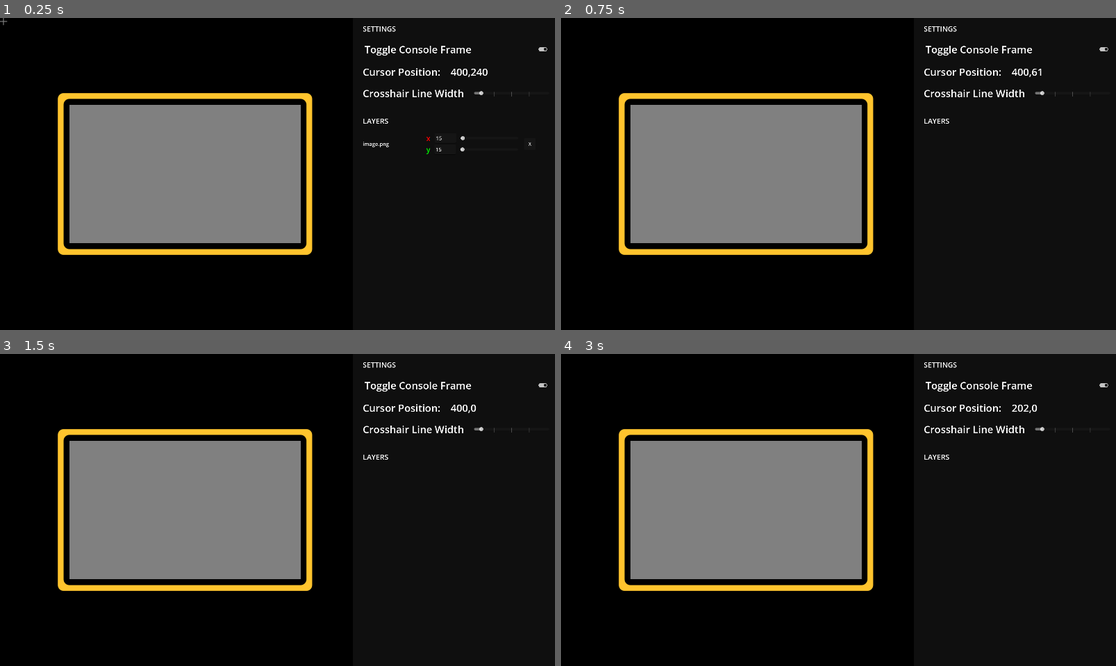
Above: before the commit, frames 1-4 (two rows, left to right).
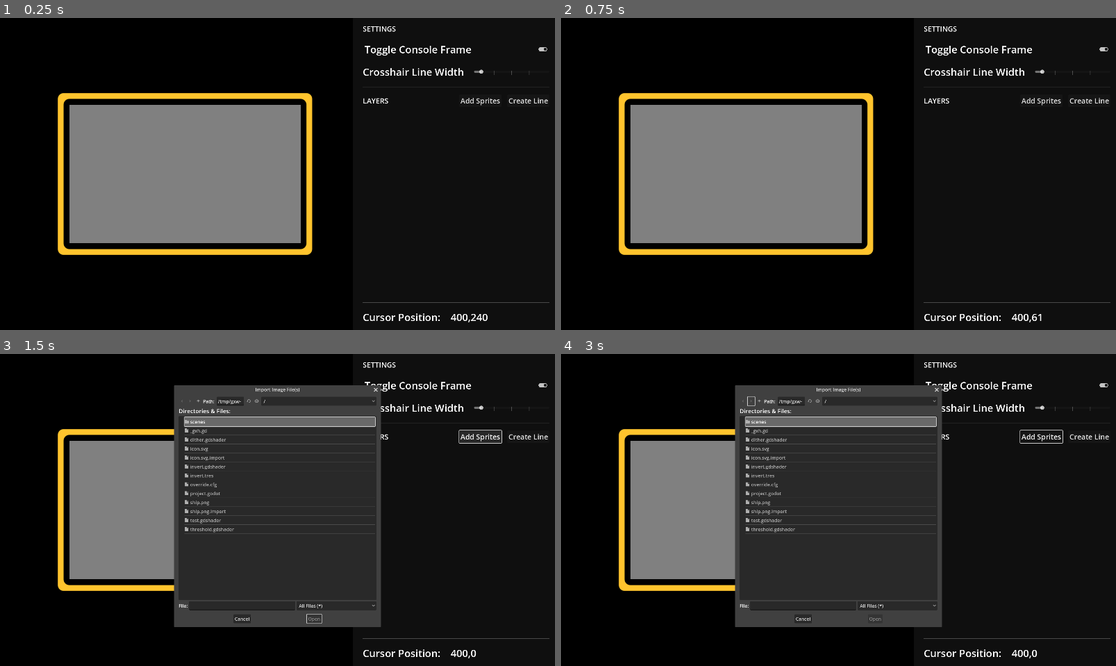
Above: after the commit, the same moments.

Repository: albozes/pd-planner
Game: Godot game, scene res://scenes/main.tscn
The game is run twice, just before and just after one commit, with the same random seed, the same clock (stepped at 60 frames per second) and the same inputs.
Inputs (mouse positions are in pixels of both pictures, inside the frame that each line leads up to):
- Up to frame 1 (0.25 s): no input
- Up to frame 2 (0.75 s): click (1088, 142) at 0.5 s, where only the run before the commit has a clickable "X"
- Up to frame 3 (1.5 s): click (482, 438) at 1.25 s, where only the run after the commit has a clickable "Add Sprites"
- Up to frame 4 (3 s): click (1088, 438) at 2 s, where only the run after the commit has a clickable "Create Line"; click (749, 400) at 2.77 s

The runs differ from the first frame. In frame 1, 1.1% of the frame differs, in the area x 0-99%, y 0-98%; in frame 2, 1.0%; in frame 3, 30%, in the area x 31-99%, y 10-98%; in frame 4, 30%.

Commit message:
first fully functional version

Diff:
--- a/project.godot
+++ b/project.godot
@@ -10,7 +10,8 @@
 
 [application]
 
-config/name="Playdate Planner"
+config/name="PD Planner"
+config/version="0.1"
 run/main_scene="res://scenes/main.tscn"
 config/features=PackedStringArray("4.2", "GL Compatibility")
 config/icon="res://icon.svg"
--- a/scenes/console.gd
+++ b/scenes/console.gd
@@ -12,9 +12,19 @@
 func loadSprite(file, pos : Vector2, id : int):
 	$screen.loadSprite(file, pos, id)
 
+func createLine(id: int,startPoint : Vector2, endPoint : Vector2):
+	$screen.createLine(id,startPoint,endPoint)
+
+func moveLine(id,x,y):
+	print("Console: Moving Line " + str(id))
+	$screen.moveLine(id,x,y)
+
 func moveLayer(id,x,y):
 	print("Console: Moving " + str(id))
 	$screen.moveLayer(id,x,y)
 
 func deleteLayer(id):
 	$screen.deleteLayer(id)
+
+func deleteLine(id):
+	$screen.deleteLine(id)
--- a/scenes/console.tscn
+++ b/scenes/console.tscn
@@ -1,7 +1,7 @@
 [gd_scene load_steps=5 format=3 uid="uid://di54drxmhgtvw"]
 
 [ext_resource type="Script" path="res://scenes/console.gd" id="1_4md1m"]
-[ext_resource type="PackedScene" uid="uid://bc1dq1558vmi5" path="res://scenes/screen.tcsn.tscn" id="2_xeo4m"]
+[ext_resource type="PackedScene" uid="uid://bc1dq1558vmi5" path="res://scenes/screen.tscn" id="2_omsqs"]
 
 [sub_resource type="StyleBoxFlat" id="StyleBoxFlat_i06kc"]
 bg_color = Color(1, 0.768627, 0.176471, 1)
@@ -47,7 +47,7 @@
 offset_bottom = 270.0
 theme_override_styles/panel = SubResource("StyleBoxFlat_iotaa")
 
-[node name="screen" parent="." instance=ExtResource("2_xeo4m")]
+[node name="screen" parent="." instance=ExtResource("2_omsqs")]
 custom_minimum_size = Vector2(400, 240)
 layout_mode = 0
 anchors_preset = 0
--- a/scenes/layer.gd
+++ b/scenes/layer.gd
@@ -11,9 +11,8 @@
 var xPos : int
 var yPos : int
 
-signal xPosSet
-signal yPosSet
-signal closeLayer
+signal posSet
+signal deleteLayer
 
 func set_ID(id : int):
 	ID = id
@@ -41,7 +40,7 @@
 	xPos = number
 	xPosEdit.text = str(number)
 	xPosSlider.value = number
-	xPosSet.emit(ID,xPos,yPos)
+	posSet.emit(ID,xPos,yPos)
 
 func setYPos(input):
 	#Check validity
@@ -62,8 +61,8 @@
 	yPos = number
 	yPosEdit.text = str(number)
 	yPosSlider.value = number
-	yPosSet.emit(ID,xPos,yPos)
+	posSet.emit(ID,xPos,yPos)
 
 func _on_x_button_pressed():
-	closeLayer.emit(ID)
+	deleteLayer.emit(ID)
 	self.queue_free()
--- a/scenes/layer.tscn
+++ b/scenes/layer.tscn
@@ -16,9 +16,12 @@
 script = ExtResource("1_5s3xu")
 
 [node name="HBoxContainer" type="HBoxContainer" parent="."]
-layout_mode = 0
-offset_right = 40.0
-offset_bottom = 40.0
+layout_mode = 1
+anchors_preset = 15
+anchor_right = 1.0
+anchor_bottom = 1.0
+grow_horizontal = 2
+grow_vertical = 2
 theme_override_constants/separation = 20
 
 [node name="fileNameLabel" type="Label" parent="HBoxContainer"]
@@ -27,6 +30,10 @@
 theme_override_font_sizes/font_size = 18
 text = "image.png"
 vertical_alignment = 1
+
+[node name="Control" type="Control" parent="HBoxContainer"]
+layout_mode = 2
+size_flags_horizontal = 3
 
 [node name="VBoxContainer" type="VBoxContainer" parent="HBoxContainer"]
 layout_mode = 2
@@ -45,8 +52,9 @@
 [node name="xPosEdit" type="LineEdit" parent="HBoxContainer/VBoxContainer/HBoxContainer"]
 layout_mode = 2
 theme_override_font_sizes/font_size = 18
-text = "15"
 placeholder_text = "15"
+alignment = 1
+max_length = 3
 
 [node name="CenterContainer" type="CenterContainer" parent="HBoxContainer/VBoxContainer/HBoxContainer"]
 layout_mode = 2
@@ -71,8 +79,9 @@
 [node name="yPosEdit" type="LineEdit" parent="HBoxContainer/VBoxContainer/HBoxContainer2"]
 layout_mode = 2
 theme_override_font_sizes/font_size = 18
-text = "15"
 placeholder_text = "15"
+alignment = 1
+max_length = 3
 
 [node name="CenterContainer" type="CenterContainer" parent="HBoxContainer/VBoxContainer/HBoxContainer2"]
 layout_mode = 2
--- /dev/null
+++ b/scenes/line.gd
@@ -0,0 +1,3 @@
+extends Line2D
+
+var ID : int
--- /dev/null
+++ b/scenes/line.tscn
@@ -0,0 +1,6 @@
+[gd_scene load_steps=2 format=3 uid="uid://bau1h4bm01rvi"]
+
+[ext_resource type="Script" path="res://scenes/line.gd" id="1_3ospc"]
+
+[node name="Line" type="Line2D"]
+script = ExtResource("1_3ospc")
--- /dev/null
+++ b/scenes/lineLayer.gd
@@ -0,0 +1,67 @@
+extends Control
+
+@onready var fileNameLabel = $HBoxContainer/fileNameLabel
+@onready var startPointXEdit = $HBoxContainer/startPointContainer/HBoxContainer/startPointXEdit
+@onready var startPointYEdit = $HBoxContainer/startPointContainer/HBoxContainer2/startPointYEdit
+@onready var startPointXSlider = $HBoxContainer/startPointContainer/HBoxContainer/CenterContainer/startPointXSlider
+@onready var startPointYSlider = $HBoxContainer/startPointContainer/HBoxContainer2/CenterContainer/startPointYSlider
+@onready var endPointXEdit = $HBoxContainer/endPointContainer/HBoxContainer/endPointXEdit
+@onready var endPointYEdit = $HBoxContainer/endPointContainer/HBoxContainer2/endPointYEdit
+@onready var endPointXSlider = $HBoxContainer/endPointContainer/HBoxContainer/CenterContainer/endPointXSlider
+@onready var endPointYSlider = $HBoxContainer/endPointContainer/HBoxContainer2/CenterContainer/endPointYSlider
+
+var ID : int
+var fileName : String = ""
+var startPoint : Vector2
+var endPoint : Vector2
+
+signal linePointSet
+signal deleteLine
+
+func set_ID(id : int):
+	ID = id
+	fileNameLabel.text += " " + str(ID)
+
+func set_fileName(name : String):
+	fileName = name
+	fileNameLabel.text = fileName
+
+func setStartPointX(xInput):
+	var x = int(xInput)
+	setStartPoint(Vector2(x,startPoint.y))
+	startPoint = Vector2(x,startPoint.y)
+
+func setStartPointY(yInput):
+	var y = int(yInput)
+	setStartPoint(Vector2(startPoint.x,y))
+	startPoint = Vector2(startPoint.x,y)
+
+func setStartPoint(input : Vector2):
+	startPoint = input
+	startPointXEdit.text = str(input.x)
+	startPointXSlider.value = input.x
+	startPointYEdit.text = str(input.y)
+	startPointYSlider.value = input.y
+	linePointSet.emit(ID,startPoint,endPoint)
+
+func setEndPointX(xInput):
+	var x = int(xInput)
+	setEndPoint(Vector2(x,endPoint.y))
+	endPoint = Vector2(x,endPoint.y)
+
+func setEndPointY(yInput):
+	var y = int(yInput)
+	setEndPoint(Vector2(endPoint.x,y))
+	endPoint = Vector2(endPoint.x,y)
+
+func setEndPoint(input : Vector2):
+	endPoint = input
+	endPointXEdit.text = str(input.x)
+	endPointXSlider.value = input.x
+	endPointYEdit.text = str(input.y)
+	endPointYSlider.value = input.y
+	linePointSet.emit(ID,startPoint,endPoint)
+
+func _on_x_button_pressed():
+	deleteLine.emit(ID)
+	self.queue_free()
--- /dev/null
+++ b/scenes/lineLayer.tscn
@@ -0,0 +1,178 @@
+[gd_scene load_steps=2 format=3 uid="uid://ciupgv0lgyibr"]
+
+[ext_resource type="Script" path="res://scenes/lineLayer.gd" id="1_4njhg"]
+
+[node name="LineLayer" type="Control"]
+custom_minimum_size = Vector2(2.08165e-12, 115)
+layout_mode = 3
+anchors_preset = 15
+anchor_right = 1.0
+anchor_bottom = 1.0
+offset_bottom = -1020.0
+grow_horizontal = 2
+grow_vertical = 2
+size_flags_horizontal = 3
+size_flags_vertical = 4
+script = ExtResource("1_4njhg")
+
+[node name="HBoxContainer" type="HBoxContainer" parent="."]
+layout_mode = 1
+anchors_preset = 15
+anchor_right = 1.0
+anchor_bottom = 1.0
+grow_horizontal = 2
+grow_vertical = 2
+theme_override_constants/separation = 20
+
+[node name="fileNameLabel" type="Label" parent="HBoxContainer"]
+layout_mode = 2
+theme_override_font_sizes/font_size = 18
+text = "Line"
+vertical_alignment = 1
+
+[node name="Control" type="Control" parent="HBoxContainer"]
+custom_minimum_size = Vector2(2.08165e-12, 2.08165e-12)
+layout_mode = 2
+size_flags_horizontal = 3
+
+[node name="startPointContainer" type="VBoxContainer" parent="HBoxContainer"]
+layout_mode = 2
+size_flags_horizontal = 4
+
+[node name="startLabel" type="Label" parent="HBoxContainer/startPointContainer"]
+layout_mode = 2
+text = "Start"
+horizontal_alignment = 1
+uppercase = true
+
+[node name="HBoxContainer" type="HBoxContainer" parent="HBoxContainer/startPointContainer"]
+layout_mode = 2
+theme_override_constants/separation = 15
+
+[node name="xLabel" type="Label" parent="HBoxContainer/startPointContainer/HBoxContainer"]
+layout_mode = 2
+theme_override_colors/font_color = Color(1, 0, 0, 1)
+theme_override_font_sizes/font_size = 25
+text = "x"
+vertical_alignment = 1
+
+[node name="startPointXEdit" type="LineEdit" parent="HBoxContainer/startPointContainer/HBoxContainer"]
+layout_mode = 2
+theme_override_font_sizes/font_size = 18
+placeholder_text = "15"
+alignment = 1
+max_length = 3
+
+[node name="CenterContainer" type="CenterContainer" parent="HBoxContainer/startPointContainer/HBoxContainer"]
+layout_mode = 2
+
+[node name="startPointXSlider" type="HSlider" parent="HBoxContainer/startPointContainer/HBoxContainer/CenterContainer"]
+custom_minimum_size = Vector2(100, 2.08165e-12)
+layout_mode = 2
+size_flags_horizontal = 3
+max_value = 400.0
+
+[node name="HBoxContainer2" type="HBoxContainer" parent="HBoxContainer/startPointContainer"]
+layout_mode = 2
+theme_override_constants/separation = 15
+
+[node name="yLabel" type="Label" parent="HBoxContainer/startPointContainer/HBoxContainer2"]
+layout_mode = 2
+theme_override_colors/font_color = Color(0, 1, 0, 1)
+theme_override_font_sizes/font_size = 25
+text = "y"
+vertical_alignment = 1
+
+[node name="startPointYEdit" type="LineEdit" parent="HBoxContainer/startPointContainer/HBoxContainer2"]
+layout_mode = 2
+theme_override_font_sizes/font_size = 18
+placeholder_text = "15"
+alignment = 1
+max_length = 3
+
+[node name="CenterContainer" type="CenterContainer" parent="HBoxContainer/startPointContainer/HBoxContainer2"]
+layout_mode = 2
+
+[node name="startPointYSlider" type="HSlider" parent="HBoxContainer/startPointContainer/HBoxContainer2/CenterContainer"]
+custom_minimum_size = Vector2(100, 2.08165e-12)
+layout_mode = 2
+max_value = 240.0
+
+[node name="endPointContainer" type="VBoxContainer" parent="HBoxContainer"]
+layout_mode = 2
+size_flags_horizontal = 4
+
+[node name="endLabel" type="Label" parent="HBoxContainer/endPointContainer"]
+layout_mode = 2
+text = "End"
+horizontal_alignment = 1
+uppercase = true
+
+[node name="HBoxContainer" type="HBoxContainer" parent="HBoxContainer/endPointContainer"]
+layout_mode = 2
+theme_override_constants/separation = 15
+
+[node name="xLabel" type="Label" parent="HBoxContainer/endPointContainer/HBoxContainer"]
+layout_mode = 2
+theme_override_colors/font_color = Color(1, 0, 0, 1)
+theme_override_font_sizes/font_size = 25
+text = "x"
+vertical_alignment = 1
+
+[node name="endPointXEdit" type="LineEdit" parent="HBoxContainer/endPointContainer/HBoxContainer"]
+layout_mode = 2
+theme_override_font_sizes/font_size = 18
+placeholder_text = "15"
+alignment = 1
+max_length = 3
+
+[node name="CenterContainer" type="CenterContainer" parent="HBoxContainer/endPointContainer/HBoxContainer"]
+layout_mode = 2
+
+[node name="endPointXSlider" type="HSlider" parent="HBoxContainer/endPointContainer/HBoxContainer/CenterContainer"]
+custom_minimum_size = Vector2(100, 2.08165e-12)
+layout_mode = 2
+size_flags_horizontal = 3
+max_value = 400.0
+
+[node name="HBoxContainer2" type="HBoxContainer" parent="HBoxContainer/endPointContainer"]
+layout_mode = 2
+theme_override_constants/separation = 15
+
+[node name="yLabel" type="Label" parent="HBoxContainer/endPointContainer/HBoxContainer2"]
+layout_mode = 2
+theme_override_colors/font_color = Color(0, 1, 0, 1)
+theme_override_font_sizes/font_size = 25
+text = "y"
+vertical_alignment = 1
+
+[node name="endPointYEdit" type="LineEdit" parent="HBoxContainer/endPointContainer/HBoxContainer2"]
+layout_mode = 2
+theme_override_font_sizes/font_size = 18
+placeholder_text = "15"
+alignment = 1
+max_length = 3
+
+[node name="CenterContainer" type="CenterContainer" parent="HBoxContainer/endPointContainer/HBoxContainer2"]
+layout_mode = 2
+
+[node name="endPointYSlider" type="HSlider" parent="HBoxContainer/endPointContainer/HBoxContainer2/CenterContainer"]
+custom_minimum_size = Vector2(100, 2.08165e-12)
+layout_mode = 2
+max_value = 240.0
+
+[node name="xButton" type="Button" parent="HBoxContainer"]
+custom_minimum_size = Vector2(40, 40)
+layout_mode = 2
+size_flags_vertical = 4
+text = "X"
+
+[connection signal="text_submitted" from="HBoxContainer/startPointContainer/HBoxContainer/startPointXEdit" to="." method="setStartPointX"]
+[connection signal="value_changed" from="HBoxContainer/startPointContainer/HBoxContainer/CenterContainer/startPointXSlider" to="." method="setStartPointX"]
+[connection signal="text_submitted" from="HBoxContainer/startPointContainer/HBoxContainer2/startPointYEdit" to="." method="setStartPointY"]
+[connection signal="value_changed" from="HBoxContainer/startPointContainer/HBoxContainer2/CenterContainer/startPointYSlider" to="." method="setStartPointY"]
+[connection signal="text_submitted" from="HBoxContainer/endPointContainer/HBoxContainer/endPointXEdit" to="." method="setEndPointX"]
+[connection signal="value_changed" from="HBoxContainer/endPointContainer/HBoxContainer/CenterContainer/endPointXSlider" to="." method="setEndPointX"]
+[connection signal="text_submitted" from="HBoxContainer/endPointContainer/HBoxContainer2/endPointYEdit" to="." method="setEndPointY"]
+[connection signal="value_changed" from="HBoxContainer/endPointContainer/HBoxContainer2/CenterContainer/endPointYSlider" to="." method="setEndPointY"]
+[connection signal="pressed" from="HBoxContainer/xButton" to="." method="_on_x_button_pressed"]
--- a/scenes/main.gd
+++ b/scenes/main.gd
@@ -8,6 +8,7 @@
 @onready var lineWidthSlider = $toolBox/MarginContainer/VBoxContainer/HBoxContainer2/lineWidthSlider
 
 var layerScene = preload("res://scenes/layer.tscn")
+var lineScene = preload("res://scenes/lineLayer.tscn")
 
 var cursorPos : Vector2
 var realScreenPos : Vector2
@@ -19,8 +20,10 @@
 var layerNumber : int = 0
 
 func _ready():
+	$toolBox/MarginContainer/VBoxContainer/demoLayer.queue_free()
+	$toolBox/MarginContainer/VBoxContainer/demoLine.queue_free()
+	$FileDialog.hide()
 	root.size_changed.connect(onResize)
-	root.files_dropped.connect(filesDropped)
 	root.files_dropped.connect(filesDropped)
 	_on_frame_toggle_toggled(frameToggle.button_pressed)
 	createCrosshair(Vector2(25,25))
@@ -54,26 +57,30 @@
 		if file.ends_with(".png") or file.ends_with(".jpg") or file.ends_with(".jpeg"):
 			# Load the image as a texture
 			layerNumber += 1
-			console.loadSprite(file, cursorPos,layerNumber)
+			var loadPos : Vector2
+			if cursorPos.x < 390 and cursorPos.x > 10 and cursorPos.y > 10 and cursorPos.y < 230:
+				loadPos = cursorPos
+			else: loadPos = Vector2(200,120)
+			console.loadSprite(file, loadPos,layerNumber)
 			var newLayer = layerScene.instantiate()
 			$toolBox/MarginContainer/VBoxContainer.add_child(newLayer)
+			$toolBox/MarginContainer/VBoxContainer.move_child(newLayer,$toolBox/MarginContainer/VBoxContainer.get_child_count()-4)
 			newLayer.set_fileName(file.get_file())
-			newLayer.setXPos(cursorPos.x)
-			newLayer.setYPos(cursorPos.y)
+			newLayer.setXPos(loadPos.x)
+			newLayer.setYPos(loadPos.y)
 			newLayer.set_ID(layerNumber)
-			newLayer.xPosSet.connect(moveLayer)
-			newLayer.yPosSet.connect(moveLayer)
-			newLayer.closeLayer.connect(deleteLayer)
+			newLayer.posSet.connect(moveLayer)
+			newLayer.deleteLayer.connect(deleteLayer)
 		else:
 			print("Error. Not a valid PNG, JPG or JPEG.")
 
 func _input(event):
 	if event is InputEventMouseMotion:
 		crosshair.position = Vector2(get_viewport().get_mouse_position().x-25,get_viewport().get_mouse_position().y-25)
-		cursorPos.x = int(clamp(remap(crosshair.position.x+11,realScreenPos.x,realScreenPos.x+realScreenDim.x,0,400),0,400))
-		cursorPos.y = int(clamp(remap(crosshair.position.y+11,realScreenPos.y,realScreenPos.y+realScreenDim.y,0,240),0,240))
-		cursorPosLabel.text = str(cursorPos.x) + "," + str(cursorPos.y)
-		if cursorPos.x > 0 and cursorPos.x < 400 and cursorPos.y > 0 and cursorPos.y < 240:
+		cursorPos.x = remap(crosshair.position.x+11,realScreenPos.x,realScreenPos.x+realScreenDim.x,0,400)
+		cursorPos.y = remap(crosshair.position.y+11,realScreenPos.y,realScreenPos.y+realScreenDim.y,0,240)
+		cursorPosLabel.text = str(int(clamp(cursorPos.x,0,400))) + "," + str(int(clamp(cursorPos.y,0,240)))
+		if cursorPos.x > -1 and cursorPos.x < 401 and cursorPos.y > -1 and cursorPos.y < 241:
 				crosshair.show()
 				move_child(crosshair,get_child_count())
 		else:
@@ -83,7 +90,6 @@
 func createCrosshair(size: Vector2):
 	crosshair = Control.new()
 	add_child(crosshair)
-	crosshair.z_index = 2
 	horizontalLine = Line2D.new()
 	verticalLine = Line2D.new()
 
@@ -92,8 +98,10 @@
 	var viewport_texture = get_viewport().get_texture()
 	invertMaterial.set("shader_param/viewport_texture", viewport_texture)
 
-	horizontalLine.material = invertMaterial
-	verticalLine.material = invertMaterial
+	#horizontalLine.material = invertMaterial
+	horizontalLine.default_color = Color("black")
+	verticalLine.default_color = Color("black")
+	#verticalLine.material = invertMaterial
 
 	# Define the color and width of the lines
 	horizontalLine.width = lineWidth
@@ -116,8 +124,30 @@
 	horizontalLine.width = lineWidth
 	verticalLine.width = lineWidth
 
+func moveLine(id : int, startPoint : Vector2,endPoint : Vector2):
+	print("Attempting moveLine")
+	console.moveLine(id,startPoint,endPoint)
+
 func moveLayer(id : int, x : int,y : int):
 	console.moveLayer(id,x,y)
 
 func deleteLayer(id : int):
 	console.deleteLayer(id)
+
+func deleteLine(id : int):
+	console.deleteLine(id)
+
+func createLine():
+	layerNumber += 1
+	console.createLine(layerNumber,Vector2(0,120),Vector2(400,120))
+	var newLine = lineScene.instantiate()
+	$toolBox/MarginContainer/VBoxContainer.add_child(newLine)
+	$toolBox/MarginContainer/VBoxContainer.move_child(newLine,$toolBox/MarginContainer/VBoxContainer.get_child_count()-4)
+	newLine.set_ID(layerNumber)
+	newLine.setStartPoint(Vector2(0,120))
+	newLine.setEndPoint(Vector2(400,120))
+	newLine.linePointSet.connect(moveLine)
+	newLine.deleteLine.connect(deleteLine)
+
+func _on_add_sprites_button_pressed():
+	$FileDialog.show()
--- a/scenes/main.tscn
+++ b/scenes/main.tscn
@@ -1,8 +1,9 @@
-[gd_scene load_steps=4 format=3 uid="uid://dphkacs0de0x1"]
+[gd_scene load_steps=5 format=3 uid="uid://dphkacs0de0x1"]
 
 [ext_resource type="PackedScene" uid="uid://di54drxmhgtvw" path="res://scenes/console.tscn" id="1_g3eqt"]
 [ext_resource type="Script" path="res://scenes/main.gd" id="1_y1aws"]
 [ext_resource type="PackedScene" uid="uid://c28rwcg8i5b86" path="res://scenes/layer.tscn" id="3_p3wdq"]
+[ext_resource type="PackedScene" uid="uid://ciupgv0lgyibr" path="res://scenes/lineLayer.tscn" id="4_8xwiv"]
 
 [node name="Main" type="Control"]
 layout_mode = 3
@@ -68,21 +69,6 @@
 button_pressed = true
 text = "Toggle Console Frame"
 
-[node name="HBoxContainer" type="HBoxContainer" parent="toolBox/MarginContainer/VBoxContainer"]
-layout_mode = 2
-theme_override_constants/separation = 35
-
-[node name="cursorPosTitle" type="Label" parent="toolBox/MarginContainer/VBoxContainer/HBoxContainer"]
-layout_mode = 2
-theme_override_font_sizes/font_size = 35
-text = "Cursor Position:"
-
-[node name="cursorPosLabel" type="Label" parent="toolBox/MarginContainer/VBoxContainer/HBoxContainer"]
-layout_mode = 2
-theme_override_font_sizes/font_size = 35
-text = "400,240"
-horizontal_alignment = 2
-
 [node name="HBoxContainer2" type="HBoxContainer" parent="toolBox/MarginContainer/VBoxContainer"]
 layout_mode = 2
 theme_override_constants/separation = 35
@@ -104,14 +90,69 @@
 [node name="HSeparator" type="HSeparator" parent="toolBox/MarginContainer/VBoxContainer"]
 layout_mode = 2
 
-[node name="layersLabel" type="Label" parent="toolBox/MarginContainer/VBoxContainer"]
+[node name="HBoxContainer3" type="HBoxContainer" parent="toolBox/MarginContainer/VBoxContainer"]
 layout_mode = 2
+theme_override_constants/separation = 20
+
+[node name="layersLabel" type="Label" parent="toolBox/MarginContainer/VBoxContainer/HBoxContainer3"]
+layout_mode = 2
+size_flags_horizontal = 3
 theme_override_font_sizes/font_size = 25
 text = "LAYERS"
 
-[node name="Layer" parent="toolBox/MarginContainer/VBoxContainer" instance=ExtResource("3_p3wdq")]
+[node name="addSpritesButton" type="Button" parent="toolBox/MarginContainer/VBoxContainer/HBoxContainer3"]
 layout_mode = 2
+theme_override_font_sizes/font_size = 25
+text = "Add Sprites"
+
+[node name="createLineButton" type="Button" parent="toolBox/MarginContainer/VBoxContainer/HBoxContainer3"]
+layout_mode = 2
+theme_override_font_sizes/font_size = 25
+text = "Create Line"
+
+[node name="demoLayer" parent="toolBox/MarginContainer/VBoxContainer" instance=ExtResource("3_p3wdq")]
+layout_mode = 2
+
+[node name="demoLine" parent="toolBox/MarginContainer/VBoxContainer" instance=ExtResource("4_8xwiv")]
+layout_mode = 2
+
+[node name="Control" type="Control" parent="toolBox/MarginContainer/VBoxContainer"]
+layout_mode = 2
+size_flags_vertical = 3
+
+[node name="HSeparator2" type="HSeparator" parent="toolBox/MarginContainer/VBoxContainer"]
+layout_mode = 2
+
+[node name="HBoxContainer" type="HBoxContainer" parent="toolBox/MarginContainer/VBoxContainer"]
+layout_mode = 2
+theme_override_constants/separation = 35
+
+[node name="cursorPosTitle" type="Label" parent="toolBox/MarginContainer/VBoxContainer/HBoxContainer"]
+layout_mode = 2
+theme_override_font_sizes/font_size = 35
+text = "Cursor Position:"
+
+[node name="cursorPosLabel" type="Label" parent="toolBox/MarginContainer/VBoxContainer/HBoxContainer"]
+layout_mode = 2
+theme_override_font_sizes/font_size = 35
+text = "400,240"
+horizontal_alignment = 2
+
+[node name="FileDialog" type="FileDialog" parent="."]
+mode = 2
+title = "Import Image File(s)"
+initial_position = 2
+size = Vector2i(700, 800)
+visible = true
+ok_button_text = "Open"
+mode_overrides_title = false
+file_mode = 1
+access = 2
 
 [connection signal="toggled" from="toolBox/MarginContainer/VBoxContainer/frameToggle" to="." method="_on_frame_toggle_toggled"]
 [connection signal="drag_ended" from="toolBox/MarginContainer/VBoxContainer/HBoxContainer2/lineWidthSlider" to="." method="_on_line_width_slider_drag_ended"]
 [connection signal="value_changed" from="toolBox/MarginContainer/VBoxContainer/HBoxContainer2/lineWidthSlider" to="." method="_on_line_width_slider_value_changed"]
+[connection signal="pressed" from="toolBox/MarginContainer/VBoxContainer/HBoxContainer3/addSpritesButton" to="." method="_on_add_sprites_button_pressed"]
+[connection signal="pressed" from="toolBox/MarginContainer/VBoxContainer/HBoxContainer3/createLineButton" to="." method="createLine"]
+[connection signal="file_selected" from="FileDialog" to="." method="filesDropped"]
+[connection signal="files_selected" from="FileDialog" to="." method="filesDropped"]
--- a/scenes/screen.gd
+++ b/scenes/screen.gd
@@ -1,6 +1,7 @@
 extends Control
 
 var sprite = preload("res://scenes/sprite.tscn")
+var line = preload("res://scenes/line.tscn")
 
 func loadSprite(file,pos : Vector2, id : int):
 	var image = Image.load_from_file(file)
@@ -25,8 +26,33 @@
 			print("Screen: moving " + str(id))
 			c.position = Vector2(x,y)
 
+func moveLine(id,startPoint,endPoint):
+	for c in get_tree().get_nodes_in_group("lines"):
+		print("Screen: searching for line ID " + str(id))
+		print(c.ID)
+		if c.ID == id:
+			print("Screen: moving line " + str(id))
+			c.set_points([startPoint, endPoint])
+
 func deleteLayer(id):
 	for c in get_tree().get_nodes_in_group("layers"):
 		if c.ID == id:
 			print("Screen: deleting " + str(id))
 			c.queue_free()
+
+func createLine(id : int, startPoint : Vector2, endPoint: Vector2):
+	print("Attempting line creation")
+	var newLine = line.instantiate()
+	newLine.add_to_group("lines")
+	newLine.set_points([startPoint, endPoint])
+	newLine.width = 1
+	newLine.default_color = Color("BLACK")
+	newLine.ID = id
+	add_child(newLine)
+	move_child(newLine,get_child_count() - 2)
+
+func deleteLine(id):
+	for c in get_tree().get_nodes_in_group("lines"):
+		if c.ID == id:
+			print("Screen: deleting line " + str(id))
+			c.queue_free()
--- a/scenes/screen.tcsn.tscn
+++ b/scenes/screen.tscn
@@ -1,16 +1,16 @@
 [gd_scene load_steps=7 format=3 uid="uid://bc1dq1558vmi5"]
 
-[ext_resource type="Script" path="res://scenes/screen.gd" id="1_ovffw"]
-[ext_resource type="Shader" path="res://dither.gdshader" id="2_5dqjr"]
-[ext_resource type="Shader" path="res://threshold.gdshader" id="2_aicnx"]
-[ext_resource type="PackedScene" uid="uid://k1i4fs3pu2g1" path="res://scenes/sprite.tscn" id="2_ytj2e"]
+[ext_resource type="Script" path="res://scenes/screen.gd" id="1_tyyul"]
+[ext_resource type="PackedScene" uid="uid://k1i4fs3pu2g1" path="res://scenes/sprite.tscn" id="2_vkdn1"]
+[ext_resource type="Shader" path="res://dither.gdshader" id="3_v77kf"]
+[ext_resource type="Shader" path="res://threshold.gdshader" id="4_7pgbi"]
 
 [sub_resource type="ShaderMaterial" id="ShaderMaterial_u5w0a"]
-shader = ExtResource("2_5dqjr")
+shader = ExtResource("3_v77kf")
 shader_parameter/screen_resolution = Vector2(400, 240)
 
 [sub_resource type="ShaderMaterial" id="ShaderMaterial_mr64w"]
-shader = ExtResource("2_aicnx")
+shader = ExtResource("4_7pgbi")
 shader_parameter/color_1 = Vector4(0, 0, 0, 1)
 shader_parameter/color_2 = Vector4(0.5, 0.5, 0.5, 1)
 
@@ -43,7 +43,6 @@
 offset_bottom = 240.0
 
 [node name="Threshold" type="ColorRect" parent="."]
-z_index = 1
 z_as_relative = false
 material = SubResource("ShaderMaterial_mr64w")
 layout_mode = 0
Not shown: 2 places in scenes/screen.tscn that only renumber resources
